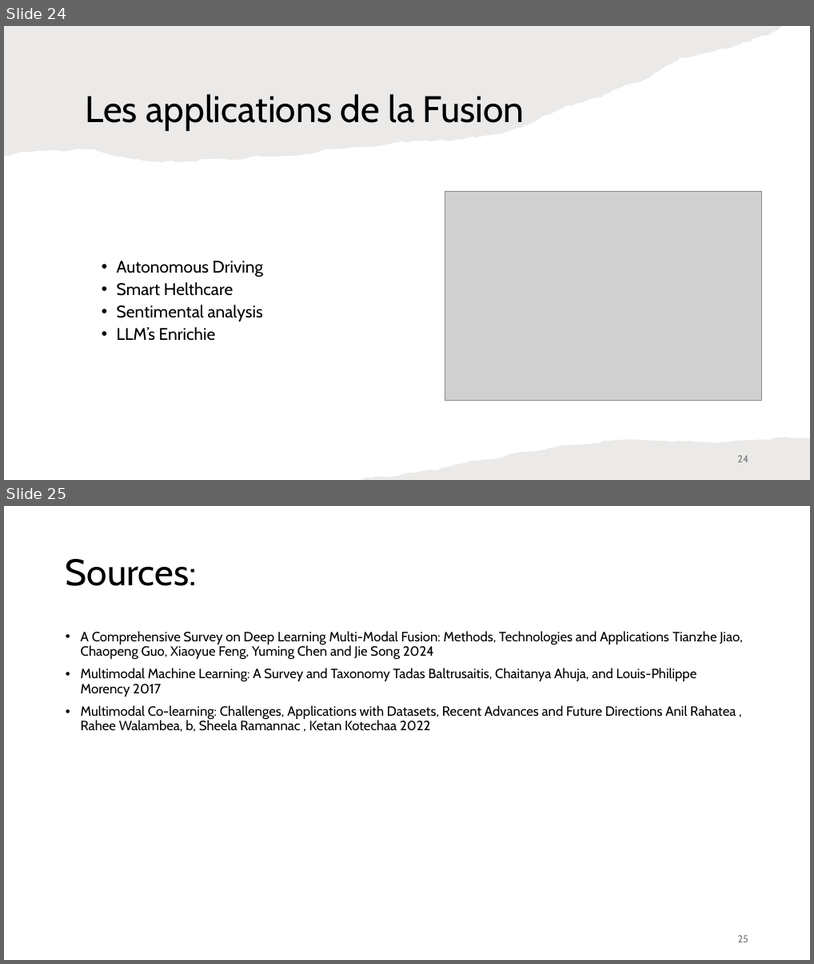
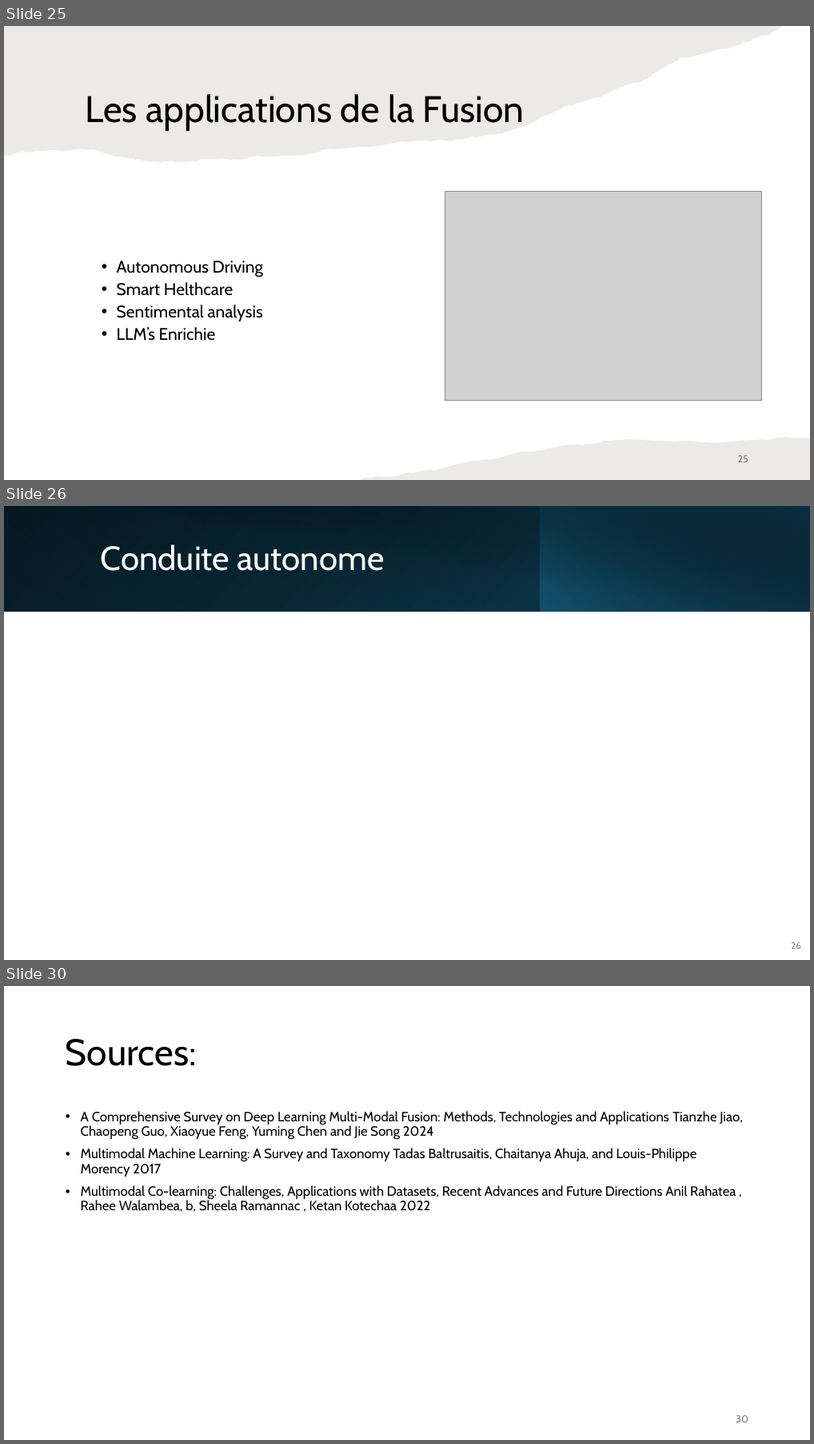
Before and after one commit to IzowRM/Stage-Cetic, a slide deck: Doc Slide/Presentation_du_27_01.pptx. Shown one above the other, each under a label of ours: slides 24 and 25 before the commit, slides 25, 26 and 30 after it; the slides between them are not shown. The pictures are 814x964 and 814x1444 pixels, drawn with LibreOffice and Linux fonts; fonts in the diff are those of the drawing; grey boxes stand for pictures. Boxes give left, top, right and bottom in pixels: in the first picture for what was removed or moved away, otherwise in the second. Text is boxed around its words. In the diff, an @@ line names an element or a change of style, - is before the commit and + after.

```diff
--- a/Doc Slide/Presentation_du_27_01.pptx
+++ b/Doc Slide/Presentation_du_27_01.pptx
@@ slide 26 added at <box>4,506,810,960</box>, background #FFFFFF @@
@@ rectangle added at <box>4,506,810,612</box>, fill gradient #000000 to #104862 @@
@@ rectangle added at <box>4,506,541,612</box>, fill gradient #156082 to #0B3041 @@
@@ rectangle added at <box>34,506,810,612</box>, fill gradient #000000 to #0B3041 @@
@@ rectangle added at <box>541,506,810,612</box>, fill gradient #156082 to #000000 @@
@@ title added at <box>101,544,385,571</box>, 40 pt, text #FFFFFF @@
+Conduite autonome
@@ page number added at <box>791,942,802,948</box>, 11 pt, text #808080 @@
+26
@@ what was slide 24 is now slide 25 @@
@@ page number at <box>738,455,749,462</box>: text changed @@
-24
+25
@@ what was slide 25 is now slide 30 @@
@@ page number at <box>736,1415,749,1422</box>: text changed @@
-25
+30
```
Also in this commit, not shown: 3 slides changed, 4 other slides added, 3 other files.
